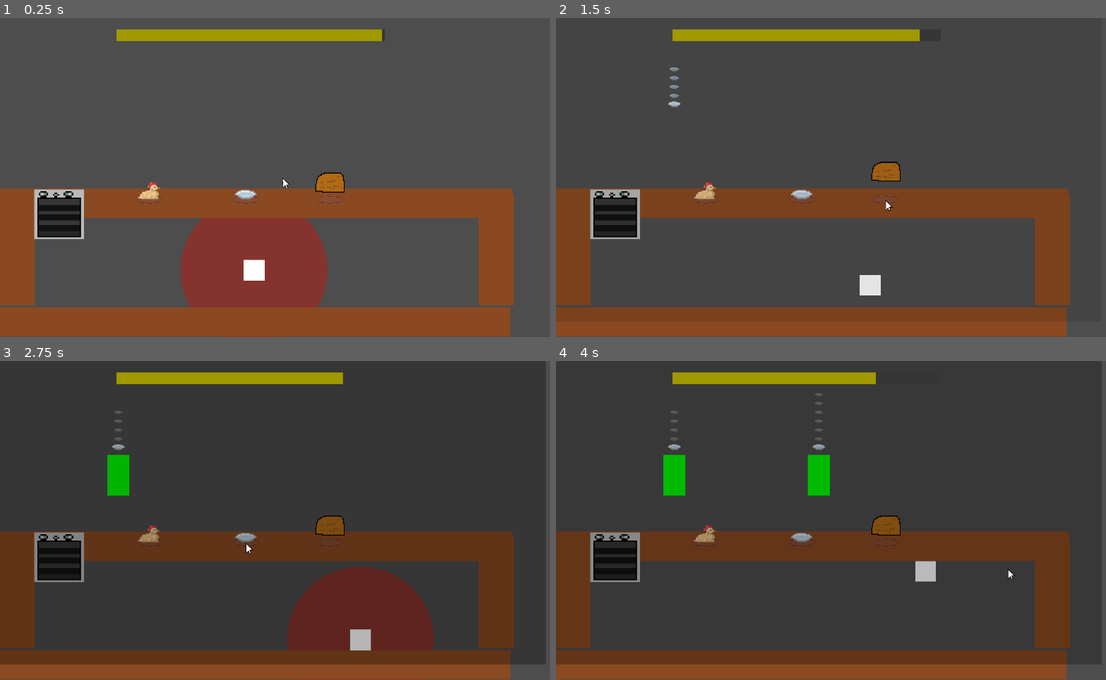
Above: before the commit, frames 1-4 (two rows, left to right).
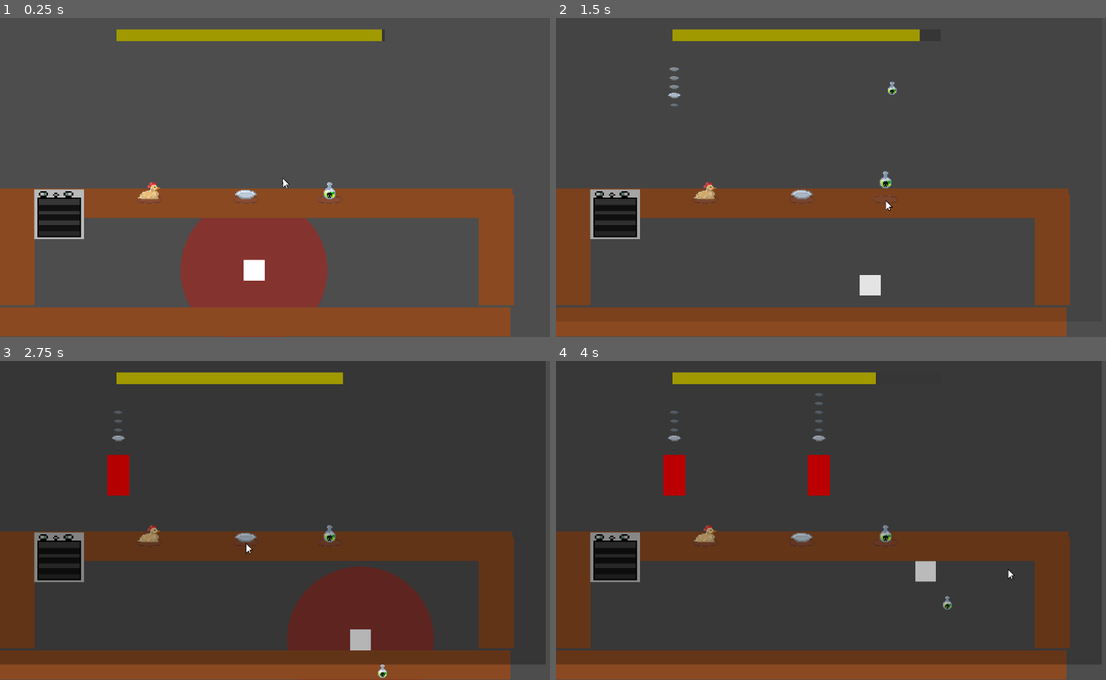
Above: after the commit, the same moments.

Repository: Someoneyeeting/Cookinggame
Game: Godot game, scene res://testscene.tscn
Same seed, same stepped clock (60 frames per second), same inputs: the game is played once before the commit and once after it.
Inputs (mouse positions are in pixels of both pictures, inside the frame that each line leads up to):
- Up to frame 1 (0.25 s): no input
- Up to frame 2 (1.5 s): tap Enter (ui_accept) at 0.5, 0.77 s; move the mouse to (704, 199) at 0.52 s; hold D (right) 0.53-1.28 s; hold Right mouse button (rightc) 0.53-1.28 s; move the mouse to (886, 199) at 1.27 s; hold S (down) from 1.28 s (still down); click (886, 199) at 1.35 s
- Up to frame 3 (2.75 s): tap Enter (ui_accept) at 1.52 s; right-click (330, 542) at 1.55 s; move the mouse to (247, 542) at 2.02 s; release S (down) at 2.03 s; hold D (right) from 2.03 s (still down); hold Right mouse button (rightc) from 2.03 s (still down)
- Up to frame 4 (4 s): move the mouse to (809, 584) at 2.77 s; release D (right) at 2.78 s; release Right mouse button (rightc) at 2.78 s; hold W (up) 2.78-3.53 s; tap Shift (sprint) at 2.85 s; tap Enter (ui_accept) at 3.02, 3.77 s; right-click (809, 584) at 3.05 s; move the mouse to (1007, 568) at 3.52 s; hold A (left) from 3.53 s (still down); hold Right mouse button (rightc) from 3.53 s (still down)

The runs differ from the first frame. In frame 1, 0.3% of the frame differs, in the area x 57-63%, y 48-57%; in frame 2, 0.4%; in frame 3, 1.0%; in frame 4, 1.6%, in the area x 19-73%, y 23-78%.

Commit message:
a lot of stuff

Diff:
--- /dev/null
+++ b/foods/poison.tres
@@ -0,0 +1,10 @@
+[gd_resource type="Resource" script_class="ItemRes" load_steps=3 format=3 uid="uid://c2tkft0bdjcie"]
+
+[ext_resource type="Script" uid="uid://d21xb116fxl4j" path="res://foods/itemRes.gd" id="1_vbnhx"]
+[ext_resource type="Texture2D" uid="uid://dvy24rw4gb1ba" path="res://assets/sprites/poison.png" id="2_3l7tt"]
+
+[resource]
+script = ExtResource("1_vbnhx")
+id = -1
+texture = ExtResource("2_3l7tt")
+metadata/_custom_type_script = ExtResource("1_vbnhx")
--- a/oven.gd
+++ b/oven.gd
@@ -4,3 +4,5 @@
 
 func get_thrown(ids):
 	$close.play()
+	await get_tree().create_timer(0.2).timeout
+	$cooking.play()
--- a/oven.tscn
+++ b/oven.tscn
@@ -24,3 +24,7 @@
 
 [node name="close" type="AudioStreamPlayer2D" parent="."]
 stream = ExtResource("4_i66py")
+
+[node name="cooking" type="AudioStreamPlayer2D" parent="."]
+stream = ExtResource("4_i66py")
+volume_db = 24.0
--- /dev/null
+++ b/particales/poison.tscn
@@ -0,0 +1,34 @@
+[gd_scene load_steps=5 format=3 uid="uid://cvgehtjipcm34"]
+
+[ext_resource type="Texture2D" uid="uid://d13mesu2xlf5u" path="res://assets/sprites/fancycircle.png" id="1_obkmw"]
+
+[sub_resource type="Curve" id="Curve_5on2a"]
+_data = [Vector2(0, 0.730337), 0.0, 0.419476, 0, 0, Vector2(1e-05, 0.910112), -0.551831, -0.551831, 0, 0, Vector2(1, 0), 0.31532, 0.0, 0, 0]
+point_count = 3
+
+[sub_resource type="CurveTexture" id="CurveTexture_76occ"]
+curve = SubResource("Curve_5on2a")
+
+[sub_resource type="ParticleProcessMaterial" id="ParticleProcessMaterial_121i1"]
+particle_flag_disable_z = true
+emission_shape = 1
+emission_sphere_radius = 35.95
+spread = 180.0
+initial_velocity_min = 177.31
+initial_velocity_max = 246.28
+gravity = Vector3(0, -200, 0)
+damping_min = 75.288
+damping_max = 81.035
+scale_curve = SubResource("CurveTexture_76occ")
+color = Color(0.802671, 1, 0.31955, 1)
+
+[node name="GPUParticles2D" type="GPUParticles2D"]
+z_index = 75
+emitting = false
+amount = 14
+texture = ExtResource("1_obkmw")
+lifetime = 0.5
+one_shot = true
+explosiveness = 1.0
+visibility_rect = Rect2(-71.9436, -71.7414, 143.546, 149.416)
+process_material = SubResource("ParticleProcessMaterial_121i1")
--- a/partmanager.tscn
+++ b/partmanager.tscn
@@ -4,7 +4,8 @@
 script/source = "extends Node2D
 
 const parts = {
-	\"break\" : preload(\"res://particales/break.tscn\")
+	\"break\" : preload(\"res://particales/break.tscn\"),
+	\"poison\" : preload(\"res://particales/poison.tscn\")
 }
 
 
--- a/plate.gd
+++ b/plate.gd
@@ -8,7 +8,7 @@
 func add_ingridiant(item : ItemRes):
 	if(is_empty() and (item.id != 0 and item.id != -1)):
 		return
-	if(not is_empty() and items[0].id == -1):
+	if(is_poison()):
 		return
 	if(item.id == 2):
 		has_chicken = true
@@ -67,3 +67,6 @@
 		i.queue_free()
 	items.clear()
 	has_chicken = false
+
+func is_poison():
+	return not is_empty() and items[0].id == -1
--- a/player.gd
+++ b/player.gd
@@ -49,9 +49,15 @@
 			$chicken.play()
 
 	target.get_thrown(plate.get_count())
+	if(plate.is_poison()):
+		Partmanager.summon("poison",target.global_position)
+	else:
+		Partmanager.summon("break",target.global_position)
+
+
 	plate.clear()
+	$break.pitch_scale = randf_range(0.6,1.4)
 	$break.play()
-	Partmanager.summon("break",target.global_position)
 	draw_throw(target.global_position,plate.av_color())
 
 
--- a/player.tscn
+++ b/player.tscn
@@ -98,6 +98,6 @@
 
 [node name="chicken_echo" type="AudioStreamPlayer2D" parent="."]
 stream = ExtResource("5_sweqy")
-volume_db = 3.0
+volume_db = 1.5
 
 [connection signal="timeout" from="timers/line" to="." method="_on_line_timeout"]
--- a/testscene.tscn
+++ b/testscene.tscn
@@ -4,9 +4,9 @@
 [ext_resource type="PackedScene" uid="uid://6nbo85ja31eo" path="res://player.tscn" id="2_612pj"]
 [ext_resource type="PackedScene" uid="uid://bfrxi0adyk11w" path="res://obst.tscn" id="3_612pj"]
 [ext_resource type="PackedScene" uid="uid://cts1uyl7lbf1g" path="res://podium.tscn" id="4_asog6"]
-[ext_resource type="Resource" uid="uid://bfdiey5ohixnn" path="res://foods/chicken.tres" id="5_mawog"]
 [ext_resource type="Resource" uid="uid://tt1jd2gvppb2" path="res://foods/live_chicken.tres" id="5_scc5w"]
 [ext_resource type="PackedScene" uid="uid://dpi66gi61howo" path="res://oven.tscn" id="6_b56k5"]
+[ext_resource type="Resource" uid="uid://c2tkft0bdjcie" path="res://foods/poison.tres" id="6_scc5w"]
 
 [node name="testscene" type="Node2D"]
 
@@ -42,7 +42,7 @@
 
 [node name="podium2" parent="." instance=ExtResource("4_asog6")]
 position = Vector2(741, 410)
-item = ExtResource("5_mawog")
+item = ExtResource("6_scc5w")
 
 [node name="podium3" parent="." instance=ExtResource("4_asog6")]
 position = Vector2(553, 410)
Not shown, added: assets/audio/jingle.wav.import
Not shown, added: assets/audio/jingle2.wav.import
Binary file added: assets/sprites/circle.png
Not shown, added: assets/sprites/circle.png.import
Binary file added: assets/sprites/fancycircle.png
Not shown, added: assets/sprites/fancycircle.png.import
Binary file added: assets/sprites/poison.png
Not shown, added: assets/sprites/poison.png.import
Not shown, added: assets/audio/jingle.wav
Not shown, added: assets/audio/jingle2.wav
Not shown, changed: assets/audio/oven.wav
